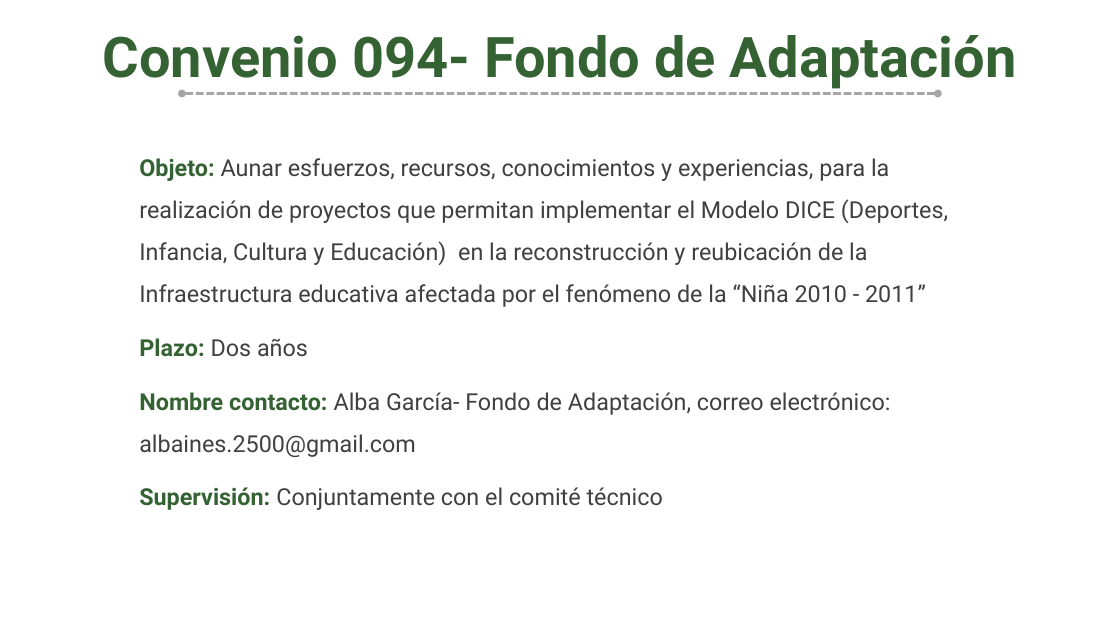
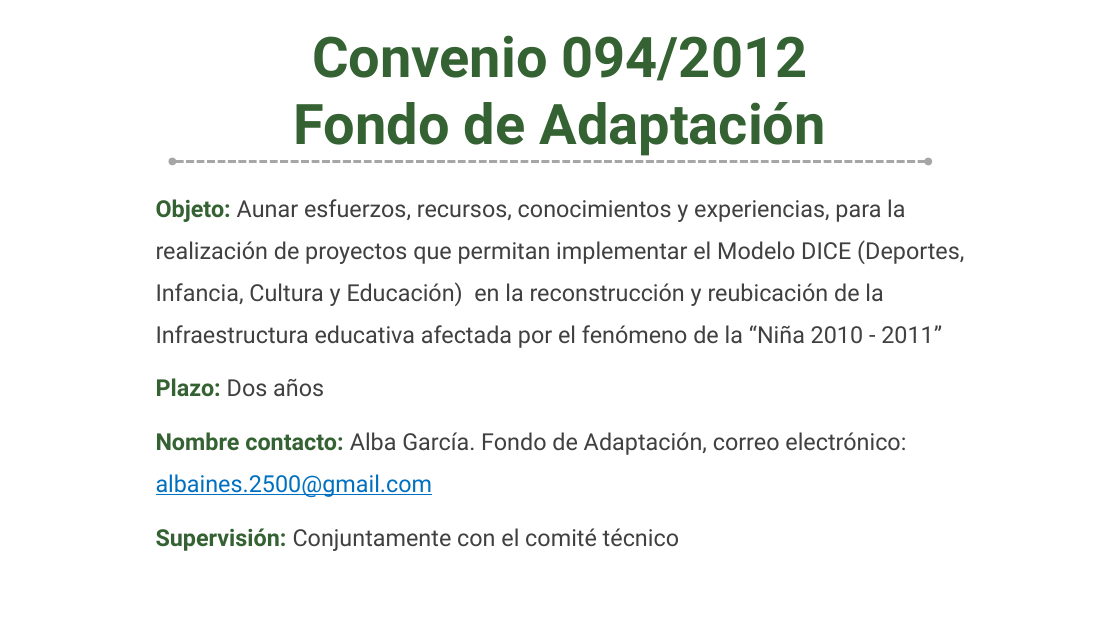
Before and after one commit to paulaO/Dotaciones2019, a slide deck: slide 3 of SeguimientosSOAPI/ConveniosDPI.ppt. Drawn at 1120x630 pixels with LibreOffice and Linux fonts; fonts in the diff are those of the drawing; background and template pictures are left out. Boxes give left, top, right and bottom in pixels: in the first picture for what was removed or moved away, otherwise in the second. Text is boxed around its words. In the diff, an @@ line names an element or a change of style, - is before the commit and + after.

```diff
--- a/SeguimientosSOAPI/ConveniosDPI.ppt
+++ b/SeguimientosSOAPI/ConveniosDPI.ppt
@@ text at box(293, 35, 826, 156): text changed @@
-Convenio 094- Fondo de Adaptación
+Convenio 094/2012
+Fondo de Adaptación
@@ text "Objeto: Aunar esfuerzos, recursos, conocimientos ...": place and size @@
-text "Objeto: Aunar esfuerzos, recursos, conocimientos ..." at box(139, 158, 948, 510)
+text "Objeto: Aunar esfuerzos, recursos, conocimientos ..." at box(156, 199, 964, 551)
@@ double arrow moved from (182, 93) - (938, 93) to (172, 161) - (928, 161) @@
@@ text at box(156, 432, 906, 497): text changed @@
-Nombre contacto: Alba García- Fondo de Adaptación, correo electrónico: albaines.2500@gmail.com
+Nombre contacto: Alba García. Fondo de Adaptación, correo electrónico: albaines.2500@gmail.com
```
Also in this commit, not shown: 1 other slide changed, 1 other file.
